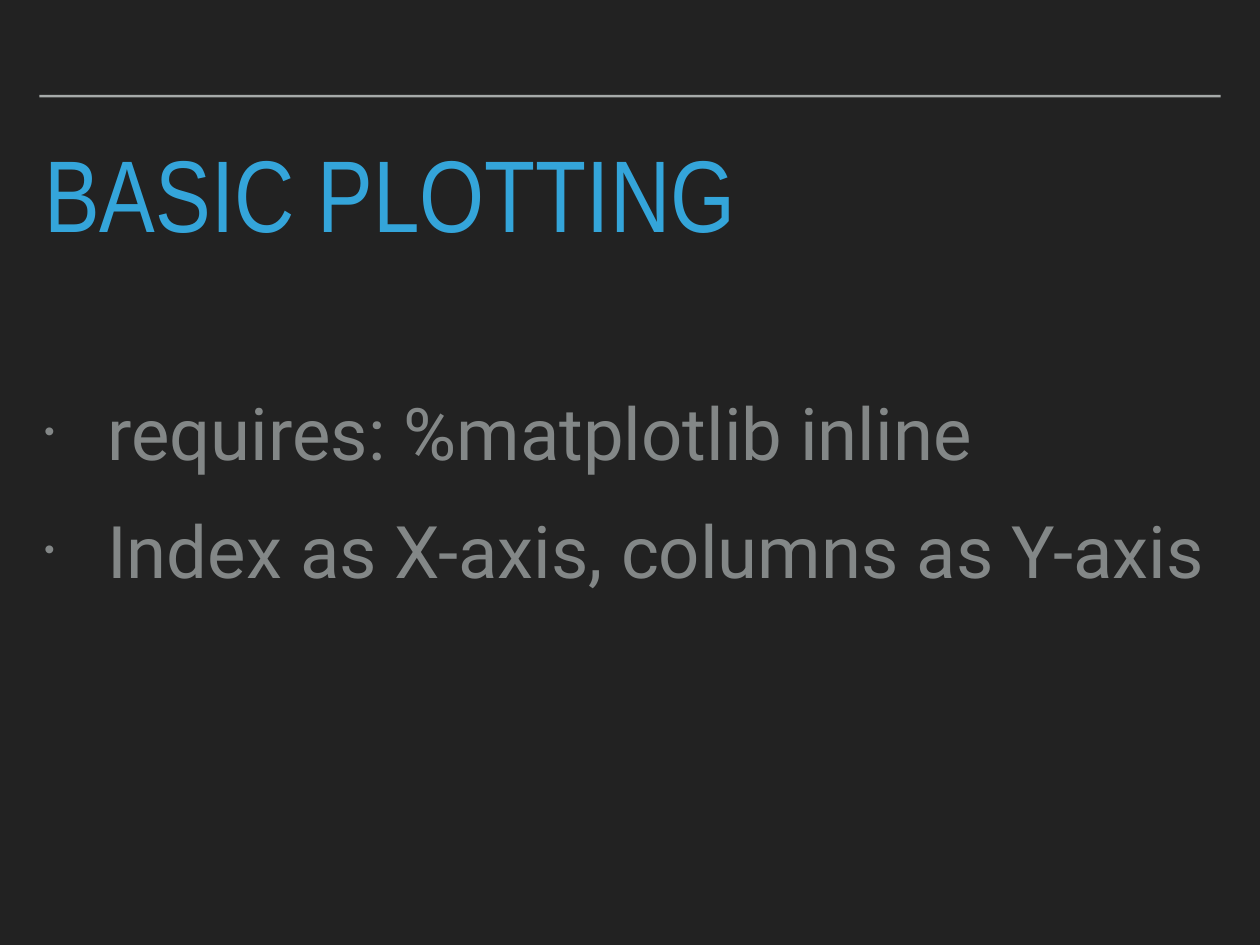
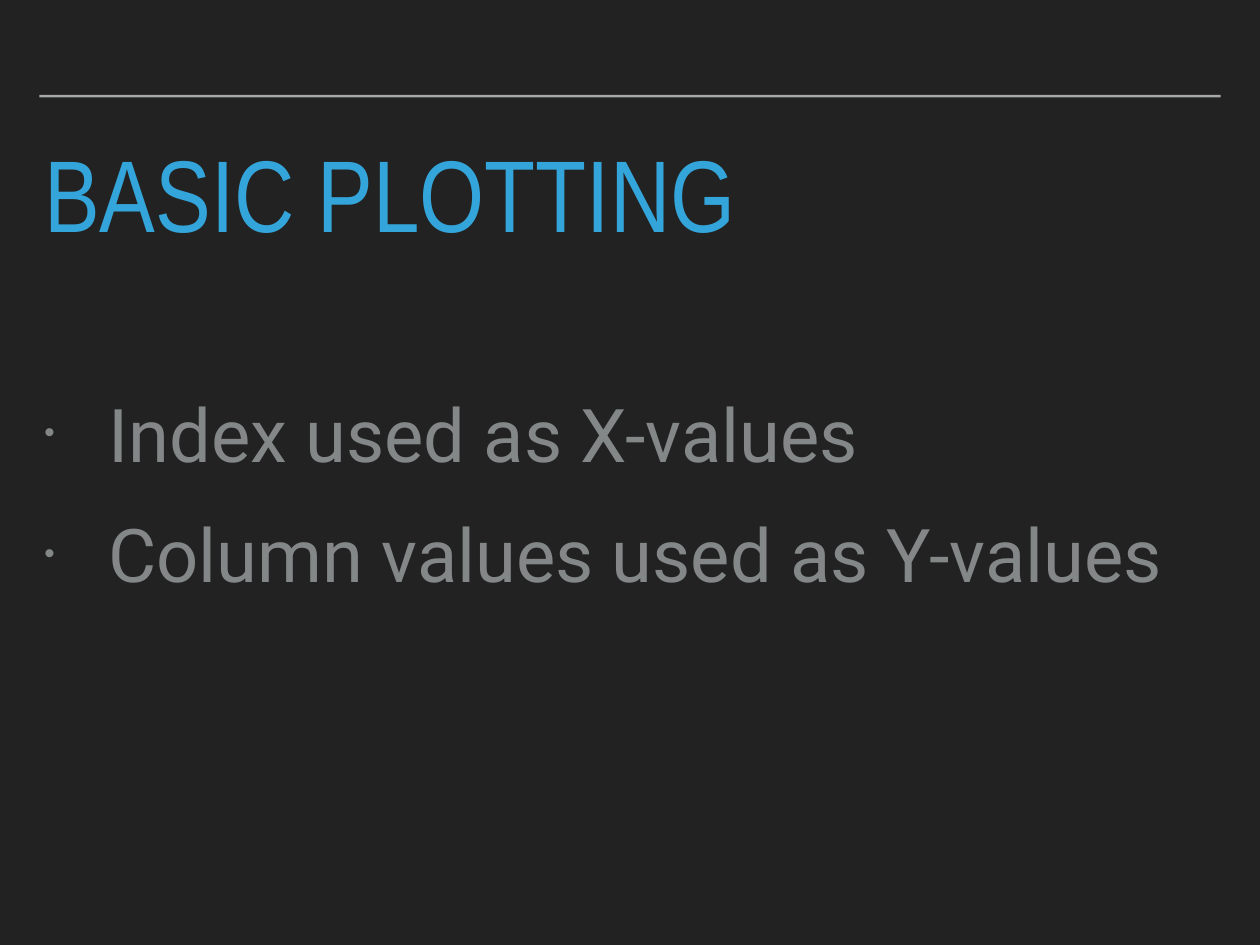
Before and after one commit to robcarrington/python-for-data-science, a slide deck: slide 19 of Session8/Session8_Slides.pptx (slide 31 before the commit). Drawn at 1260x945 pixels with LibreOffice and Linux fonts; fonts in the diff are those of the drawing. Boxes give left, top, right and bottom in pixels: in the first picture for what was removed or moved away, otherwise in the second. Text is boxed around its words. In the diff, an @@ line names an element or a change of style, - is before the commit and + after.

```diff
--- a/Session8/Session8_Slides.pptx
+++ b/Session8/Session8_Slides.pptx
@@ text at [109,406,1162,583]: text changed; size 58.9 to 60.2 pt @@
-• requires: %matplotlib inline
-• Index as X-axis, columns as Y-axis
+• Index used as X-values
+• Column values used as Y-values
```
Also in this commit, not shown: 3 other slides changed, 9 slides added, 47 slides removed, 3 other files.
